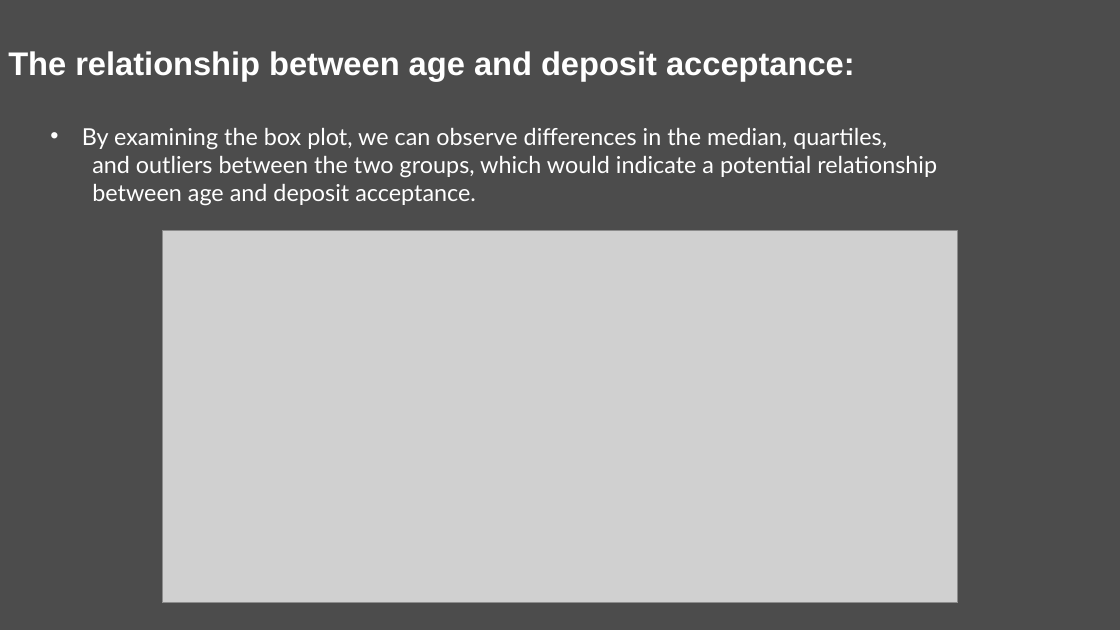
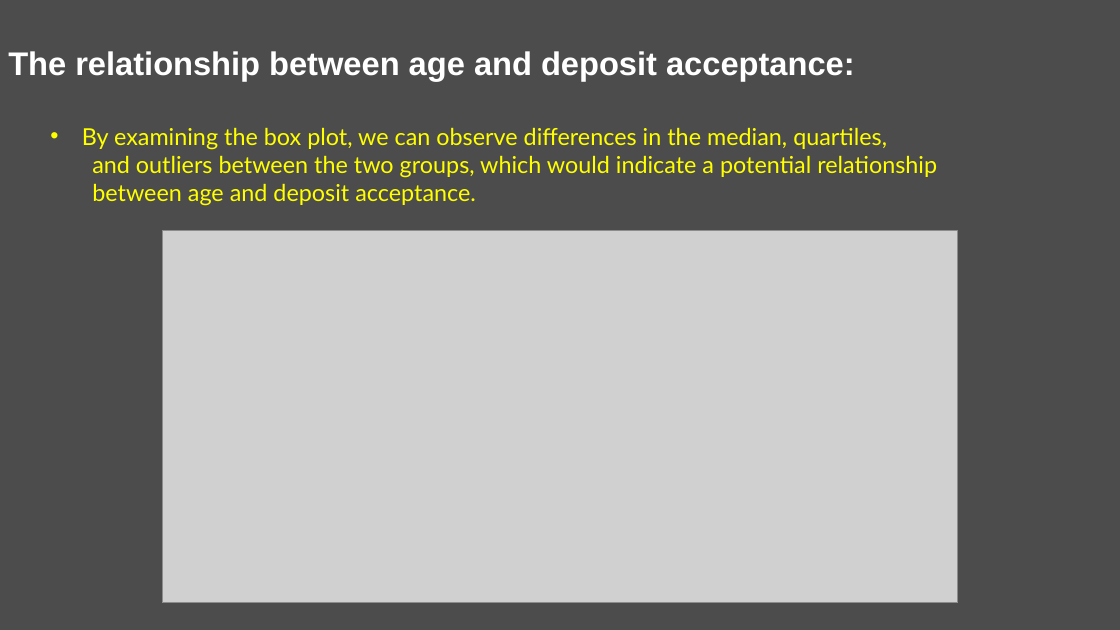
Before and after one commit to MuhammedRagabb/Deposit-acceptance-analysis, a slide deck: slide 8 of Deposit Acceptance Analysis.pptx. Drawn at 1120x630 pixels with LibreOffice and Linux fonts; fonts in the diff are those of the drawing; grey boxes stand for pictures; background and template pictures are left out. Boxes give left, top, right and bottom in pixels: in the first picture for what was removed or moved away, otherwise in the second. Text is boxed around its words. In the diff, an @@ line names an element or a change of style, - is before the commit and + after.

```diff
--- a/Deposit Acceptance Analysis.pptx
+++ b/Deposit Acceptance Analysis.pptx
@@ text in rectangle at [82,128,937,206]: text colour #FFFFFF to #FFFF00 in "By examining the box plot, we can ...", "and outliers between the two groups, which ...", "between age and deposit acceptance." @@
```
Also in this commit, not shown: 1 other slide changed.
